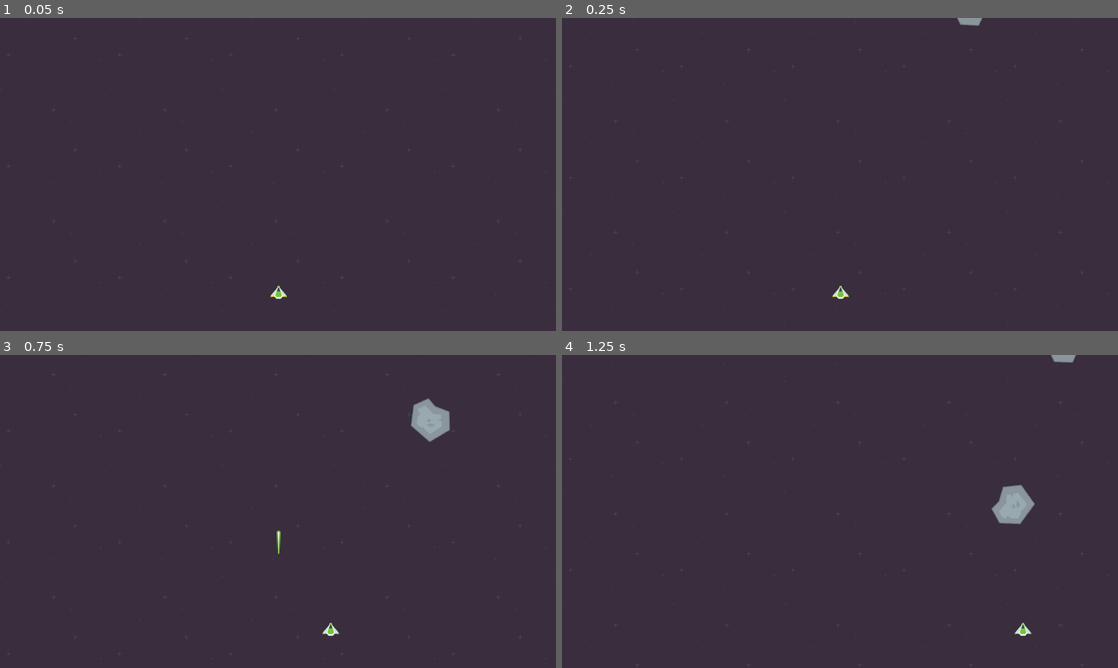
Above: before the commit, frames 1-4 (two rows, left to right).
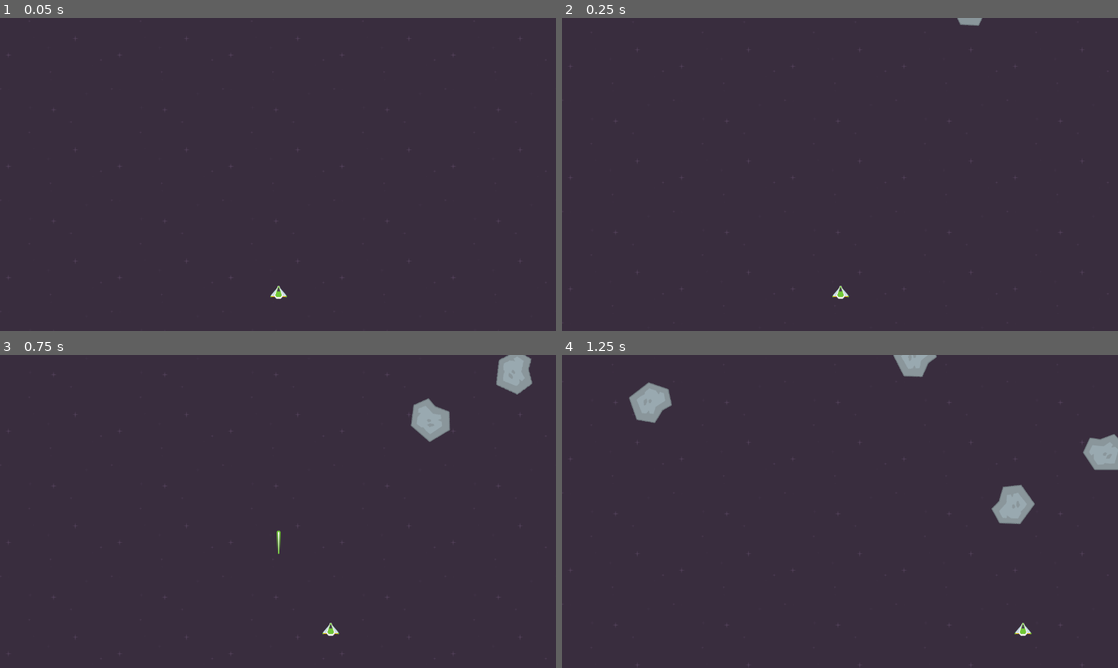
Above: after the commit, the same moments.

Repository: LeoDiana/SpaceShooter
Game: Godot game, scene res://Game.tscn
Same seed, same stepped clock (60 frames per second), same inputs: the game is played once before the commit and once after it.
Inputs:
- Up to frame 1 (0.05 s): no input
- Up to frame 2 (0.25 s): no input
- Up to frame 3 (0.75 s): tap Enter at 0.5 s; hold Right (ui_right) from 0.53 s (still down); hold Space (shoot) from 0.53 s (still down)
- Up to frame 4 (1.25 s): keep holding Right (ui_right); keep holding Space (shoot)

Frames 1-2 are identical in both runs. In frame 3, 0.7% of the frame differs, in the area x 89-96%, y 0-13%; in frame 4, 1.7%, in the area x 12-100%, y 0-37%.

Commit message:
explosions with sound and particles

Diff:
--- a/objects/Asteroid.gd
+++ b/objects/Asteroid.gd
@@ -3,6 +3,7 @@
 signal explode
 
 var asteroid_small_scene := load("res://objects/AsteroidSmall.tscn")
+var explosion_particles_scene := load("res://objects/ParticlesAsteroidExplosion.tscn")
 var rng = RandomNumberGenerator.new()
 var is_exploded = false
 
@@ -16,6 +17,9 @@
 		return
 
 	is_exploded = true
+
+	_explosion_particles()
+	_play_explosion_sound()
 
 	emit_signal("explode")
 
@@ -50,3 +54,17 @@
 	# random direction
 	asteroid.linear_velocity = Vector2(lv_x * 400, lv_y * 400)
 	asteroid.linear_damp = 0
+
+func _explosion_particles():
+	var explosion_particles = explosion_particles_scene.instance()
+	explosion_particles.position = self.position
+	get_parent().add_child(explosion_particles)
+	explosion_particles.emitting = true
+
+func _play_explosion_sound():
+	var explosion_sound = AudioStreamPlayer2D.new()
+	explosion_sound.stream = load("res://assets/audio/sfx/AsteroidExplosion.wav")
+	explosion_sound.pitch_scale = 1
+	explosion_sound.position = self.position
+	get_parent().add_child(explosion_sound)
+	explosion_sound.play(0)
--- a/objects/AsteroidSmall.gd
+++ b/objects/AsteroidSmall.gd
@@ -9,7 +9,20 @@
 		return
 
 	is_exploded = true
+
+	_explosion_particles()
+	_play_explosion_sound()
+
 	emit_signal("explode")
 
 	get_parent().remove_child(self)
 	queue_free()
+
+
+func _play_explosion_sound():
+	var explosion_sound = AudioStreamPlayer2D.new()
+	explosion_sound.stream = load("res://assets/audio/sfx/AsteroidExplosion.wav")
+	explosion_sound.pitch_scale = 1.2
+	explosion_sound.position = self.position
+	get_parent().add_child(explosion_sound)
+	explosion_sound.play(0)
--- a/objects/AsteroidSpawner.tscn
+++ b/objects/AsteroidSpawner.tscn
@@ -6,5 +6,6 @@
 script = ExtResource( 1 )
 
 [node name="SpawnTimer" type="Timer" parent="."]
+wait_time = 0.3
 autostart = true
 [connection signal="timeout" from="SpawnTimer" to="." method="_spawn_asteroid"]
--- /dev/null
+++ b/objects/ParticlesAsteroidExplosion.tscn
@@ -0,0 +1,23 @@
+[gd_scene load_steps=2 format=2]
+
+[sub_resource type="ParticlesMaterial" id=1]
+emission_shape = 1
+emission_sphere_radius = 1.0
+flag_disable_z = true
+spread = 180.0
+gravity = Vector3( 0, 0, 0 )
+initial_velocity = 150.0
+orbit_velocity = 0.0
+orbit_velocity_random = 0.0
+scale = 5.0
+scale_random = 0.5
+color = Color( 0.541176, 0.541176, 0.541176, 1 )
+
+[node name="ParticlesAsteroidExplosion" type="Particles2D"]
+emitting = false
+amount = 40
+lifetime = 0.5
+one_shot = true
+explosiveness = 0.7
+randomness = 1.0
+process_material = SubResource( 1 )
